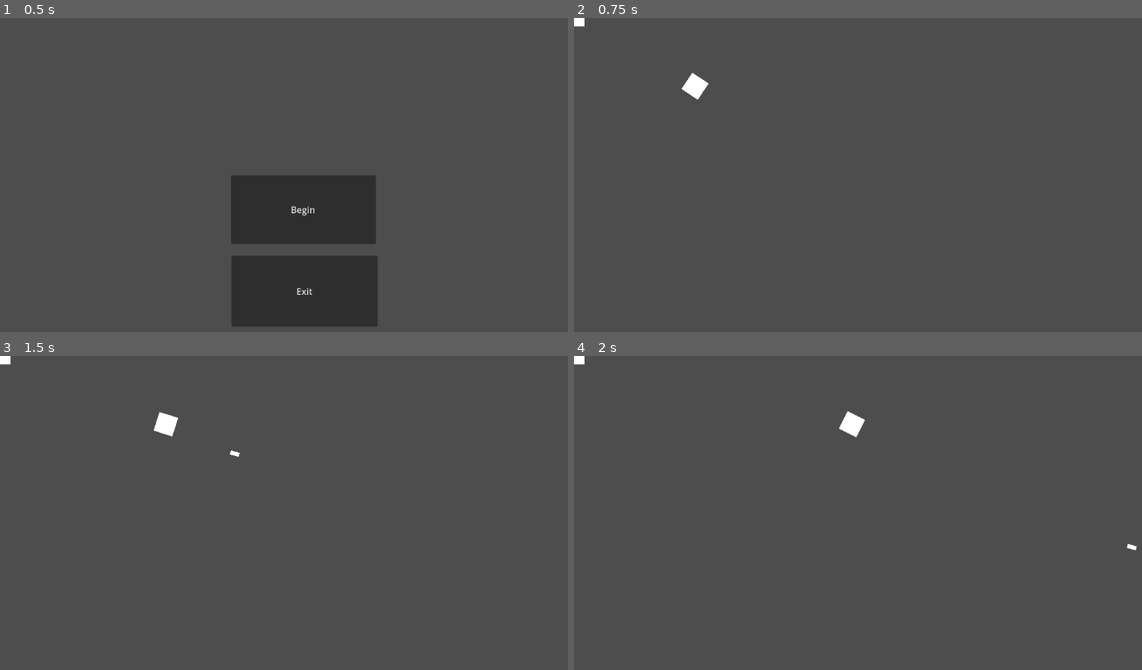
Above: before the commit, frames 1-4 (two rows, left to right).
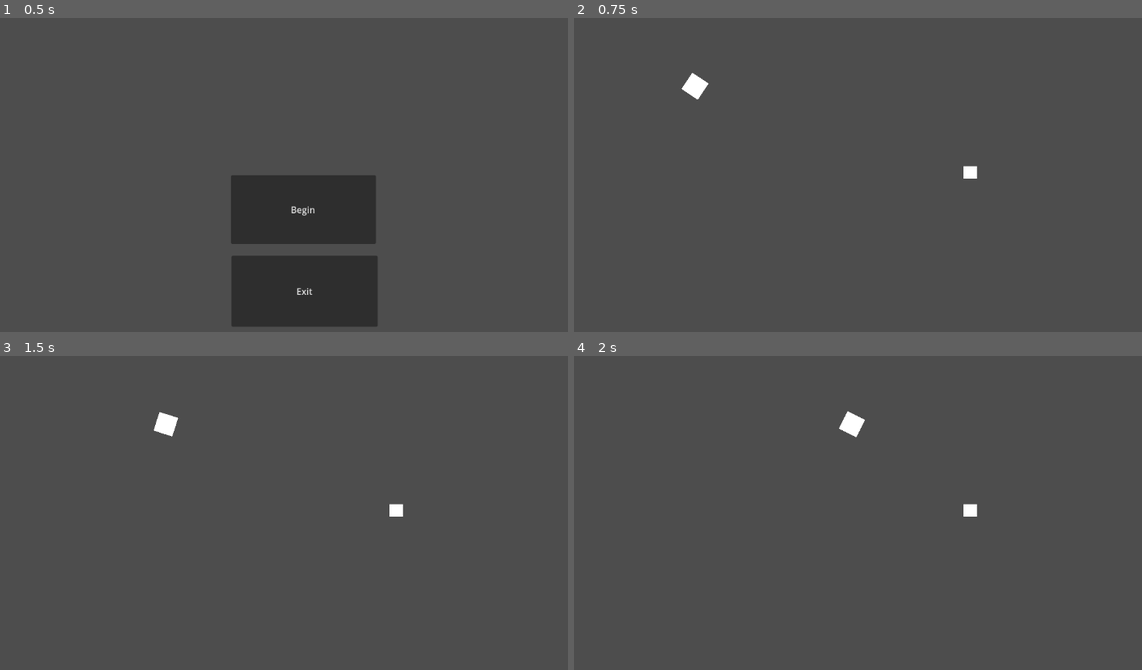
Above: after the commit, the same moments.

Repository: QuiescentTrip/Tavern-GameJam
Game: Godot game, scene res://Title.tscn
Two runs of this game, one before a commit and one after it. Both use one fixed random seed, a clock stepped at 60 frames per second and the inputs below.
Inputs (mouse positions are in pixels of both pictures, inside the frame that each line leads up to):
- Up to frame 1 (0.5 s): no input
- Up to frame 2 (0.75 s): click "Begin" at 0.5 s
- Up to frame 3 (1.5 s): tap Enter at 1.25 s; move the mouse to (465, 519) at 1.27 s; hold D (right) from 1.28 s (still down); click (465, 519) at 1.35 s
- Up to frame 4 (2 s): keep holding D (right)

Frame 1 is identical in both runs. In frame 2, 0.2% of the frame differs, in the area x 0-71%, y 0-52%; in frame 3, 0.2%; in frame 4, 0.2%, in the area x 0-100%, y 0-62%.

Commit message:
lets see

Diff:
--- a/Godot/Enemies/Basic_Enemy.gd
+++ b/Godot/Enemies/Basic_Enemy.gd
@@ -8,12 +8,19 @@
 var direction
 var player = preload("res://Player/Player.tscn")
 
+signal bullet_fired(bullet, position, direction)
+
+@onready var end = $Marker2D
+
+var bullet = preload("res://bullet.tscn")
+
 
 func _physics_process(delta):
 	if(is_in and (player.position - self.global_position) >= Vector2(20,20)):
 		direction = (player.position - self.global_position).normalized() * SPEED
 		velocity = direction
-	#look_at(player)
+		look_at(player.position)
+
 	move_and_slide()
 
 
@@ -21,9 +28,9 @@
 	print(body)
 	self.player = body
 	is_in = true
-
-
-
+	var bullet_instance = bullet.instantiate()
+	var direction = (end.global_position - global_position).normalized()
+	bullet_fired.emit(bullet_instance, end.global_position, direction)
 
 
 func _on_area_2d_body_exited(body):
--- a/Godot/World.tscn
+++ b/Godot/World.tscn
@@ -15,5 +15,6 @@
 position = Vector2(216, 122)
 
 [node name="Basic_Enemy" parent="." instance=ExtResource("4_76xhd")]
+position = Vector2(707, 276)
 
 [connection signal="bullet_fired" from="Player" to="bullet_manager" method="_on_player_bullet_fired"]
--- a/Godot/bullet_manager.gd
+++ b/Godot/bullet_manager.gd
@@ -1,6 +1,6 @@
 extends Node2D
 
-func _on_player_bullet_fired(bullet, position, direction):
+func _on_bullet_fired(bullet, position, direction):
 	add_child(bullet)
 	bullet.global_position = position
 	bullet.set_direction(direction)
